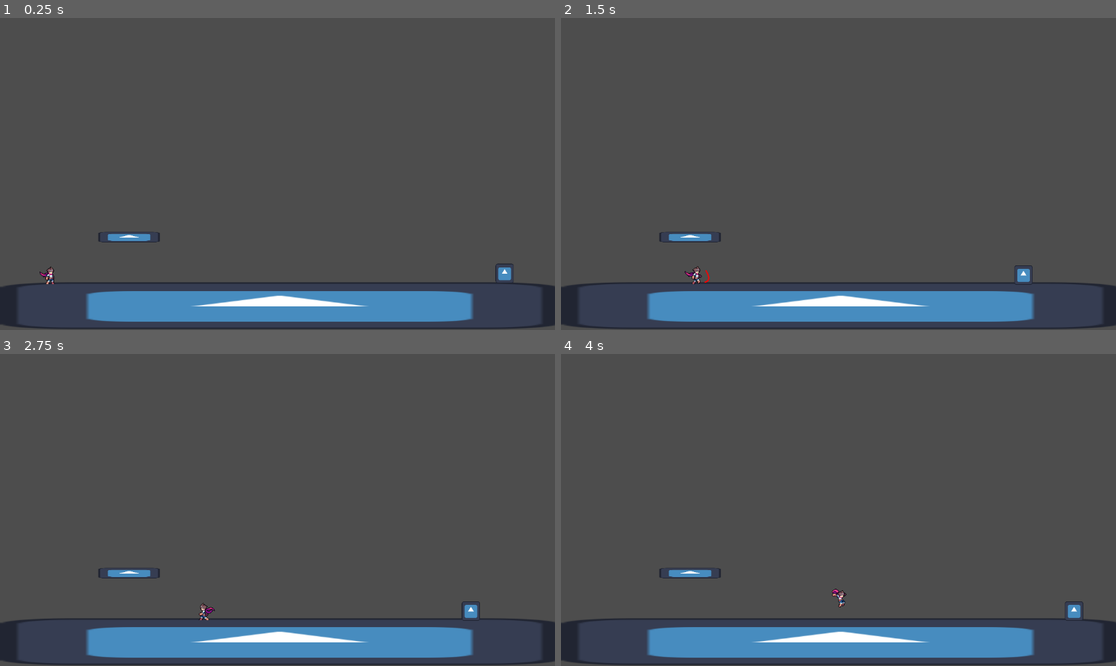
Above: before the commit, frames 1-4 (two rows, left to right).
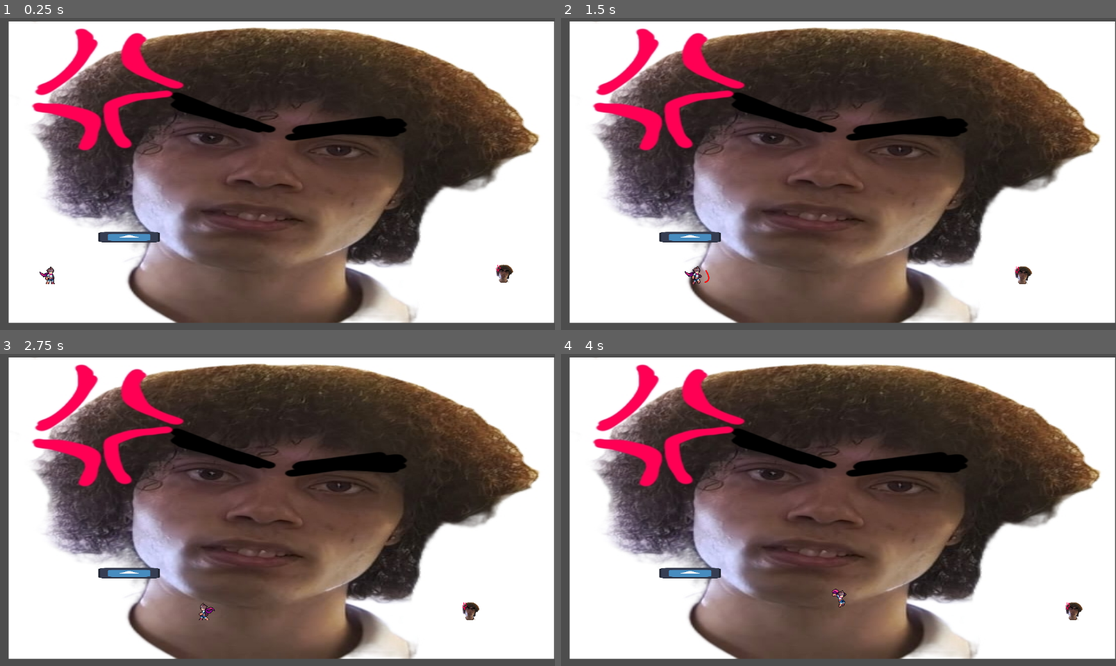
Above: after the commit, the same moments.

Repository: Night-22/projeto_gg
Game: Godot game, scene res://cenas_tscn/node_2d.tscn
Same seed, same stepped clock (60 frames per second), same inputs: the game is played once before the commit and once after it. The engine's default icon, where the game draws it, is replaced by a stand-in: a white triangle on a blue panel in a dark square.
Inputs (mouse positions are in pixels of both pictures, inside the frame that each line leads up to):
- Up to frame 1 (0.25 s): no input
- Up to frame 2 (1.5 s): move the mouse to (960, 158) at 0.52 s; press the mouse at (960, 158) at 0.53 s; hold D (direita) from 0.53 s (still down); tap Space (pulo) at 0.77 s; move the mouse to (727, 189) at 1.27 s; release the mouse at (727, 189) at 1.28 s; click (727, 189) at 1.35 s
- Up to frame 3 (2.75 s): tap Space (pulo) at 1.52 s; move the mouse to (333, 441) at 2.02 s; release D (direita) at 2.03 s; press the mouse at (333, 441) at 2.03 s; hold A (esquerda) from 2.03 s (still down)
- Up to frame 4 (4 s): move the mouse to (810, 572) at 2.77 s; release A (esquerda) at 2.78 s; release the mouse at (810, 572) at 2.78 s; hold D (direita) from 2.78 s (still down); click (810, 572) at 2.85 s; tap Space (pulo) at 3.02, 3.77 s; move the mouse to (1005, 556) at 3.52 s; press the mouse at (1005, 556) at 3.53 s

The runs differ from the first frame. In frame 1, 89% of the frame differs, in the area x 0-100%, y 1-100%; in frame 2, 89%; in frame 3, 89%; in frame 4, 89%.

Commit message:
placeholders dos elementos

Diff:
--- a/cenas_tscn/inimigos_tscn/husk.tscn
+++ b/cenas_tscn/inimigos_tscn/husk.tscn
@@ -1,7 +1,7 @@
 [gd_scene format=3 uid="uid://5bcysmejkdhr"]
 
 [ext_resource type="Script" uid="uid://c5rlfasincpj1" path="res://scripts_gd/husk.gd" id="1_2hlel"]
-[ext_resource type="Texture2D" uid="uid://d1gqqii31eauk" path="res://icon.svg" id="2_pyj1k"]
+[ext_resource type="Texture2D" uid="uid://cdh82hsiqsdqk" path="res://placeholder/goat_do_mal.jpg" id="2_dfc8r"]
 
 [sub_resource type="RectangleShape2D" id="RectangleShape2D_mowv5"]
 size = Vector2(37, 37)
@@ -19,8 +19,9 @@
 metadata/_custom_type_script = "uid://cn1m5131s4q2h"
 
 [node name="Sprite2D" type="Sprite2D" parent="." unique_id=1761213694]
-scale = Vector2(0.296875, 0.31640628)
-texture = ExtResource("2_pyj1k")
+position = Vector2(-0.5000015, -1.7881393e-06)
+scale = Vector2(0.07155964, 0.0652921)
+texture = ExtResource("2_dfc8r")
 
 [node name="CollisionShape2D" type="CollisionShape2D" parent="." unique_id=1335797185]
 position = Vector2(0.5, -0.5)
--- a/cenas_tscn/node_2d.tscn
+++ b/cenas_tscn/node_2d.tscn
@@ -1,5 +1,6 @@
 [gd_scene format=3 uid="uid://coi1jg7fjtgob"]
 
+[ext_resource type="Texture2D" uid="uid://cdh82hsiqsdqk" path="res://placeholder/goat_do_mal.jpg" id="1_ebefr"]
 [ext_resource type="Texture2D" uid="uid://d1gqqii31eauk" path="res://icon.svg" id="1_wtcfe"]
 [ext_resource type="PackedScene" uid="uid://cn6ny6stqnxho" path="res://cenas_tscn/player.tscn" id="2_smc2o"]
 [ext_resource type="PackedScene" uid="uid://5bcysmejkdhr" path="res://cenas_tscn/inimigos_tscn/husk.tscn" id="3_1ikvx"]
@@ -16,9 +17,9 @@
 [node name="StaticBody2D" type="StaticBody2D" parent="." unique_id=881870940]
 
 [node name="Sprite2D" type="Sprite2D" parent="StaticBody2D" unique_id=1070371215]
-position = Vector2(580.5, 597.5)
-scale = Vector2(9.0703125, 0.7578125)
-texture = ExtResource("1_wtcfe")
+position = Vector2(584, 320)
+scale = Vector2(2.0770643, 1.0756015)
+texture = ExtResource("1_ebefr")
 
 [node name="CollisionShape2D" type="CollisionShape2D" parent="StaticBody2D" unique_id=1393848615]
 position = Vector2(573.5, 598)
Binary file added: placeholder/agua.png
Not shown, added: placeholder/agua.png.import
Binary file added: placeholder/fogo.png
Not shown, added: placeholder/fogo.png.import
Binary file added: placeholder/goat_do_mal.jpg
Not shown, added: placeholder/goat_do_mal.jpg.import
Binary file added: placeholder/planta.png
Not shown, added: placeholder/planta.png.import
Binary file added: placeholder/raio.png
Not shown, added: placeholder/raio.png.import
